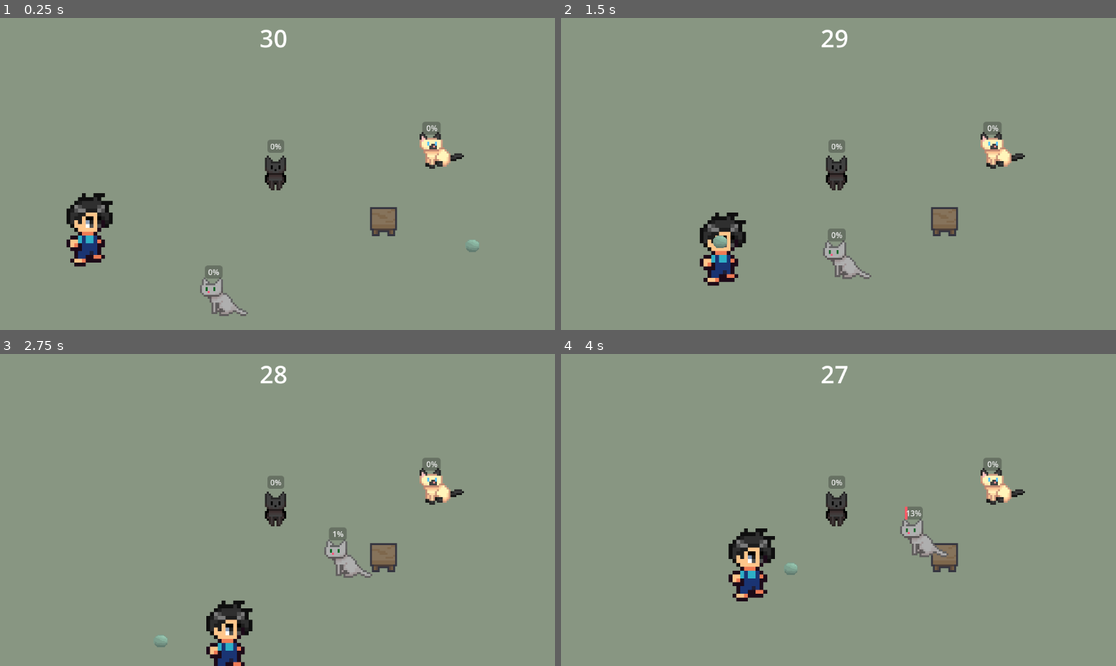
Above: before the commit, frames 1-4 (two rows, left to right).
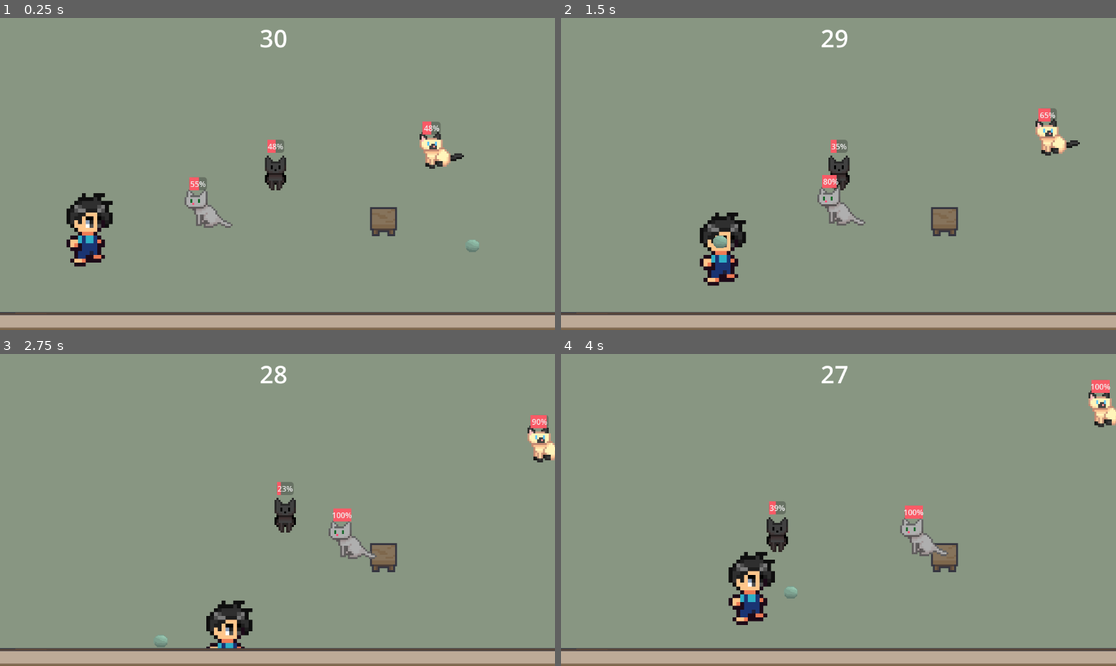
Above: after the commit, the same moments.

Repository: morgan-git/cat-herder
Game: Godot game, scene res://patio.tscn
The game is run twice, just before and just after one commit, with the same random seed, the same clock (stepped at 60 frames per second) and the same inputs.
Inputs:
- Up to frame 1 (0.25 s): no input
- Up to frame 2 (1.5 s): tap Enter (ui_accept) at 0.5, 1.35 s; hold Right (ui_right) 0.53-1.28 s; hold Enter (ui_accept) 0.53-1.28 s; hold Down (ui_down) from 1.28 s (still down)
- Up to frame 3 (2.75 s): tap Enter (ui_accept) at 1.52, 1.82 s; release Down (ui_down) at 2.03 s; hold Right (ui_right) from 2.03 s (still down); hold Enter (ui_accept) from 2.03 s (still down)
- Up to frame 4 (4 s): release Right (ui_right) at 2.78 s; release Enter (ui_accept) at 2.78 s; hold Up (ui_up) 2.78-3.53 s; tap Enter (ui_accept) at 2.85, 3.02, 3.32 s; hold Left (ui_left) from 3.53 s (still down); hold Enter (ui_accept) from 3.53 s (still down)

The runs differ from the first frame. In frame 1, 6.8% of the frame differs, in the area x 0-100%, y 33-100%; in frame 2, 8.2%; in frame 3, 8.3%; in frame 4, 9.8%, in the area x 0-100%, y 8-100%.
Error before the commit: Parse Error: The member "SPEED" already exists in parent class Cat. (res://scripts/cat_1.gd:3)

Commit message:
add bottom wall tile image for wirld boundary

Diff:
--- a/patio.tscn
+++ b/patio.tscn
@@ -1,9 +1,10 @@
-[gd_scene load_steps=21 format=3 uid="uid://bfyglm4vdabm"]
+[gd_scene load_steps=22 format=3 uid="uid://bfyglm4vdabm"]
 
 [ext_resource type="Script" uid="uid://bd7bf05355eik" path="res://scripts/player.gd" id="1_43j51"]
 [ext_resource type="Script" uid="uid://c63qkccts8yr5" path="res://scripts/patio.gd" id="1_wo8bo"]
 [ext_resource type="Texture2D" uid="uid://dok4gme608l15" path="res://assets/maeve_farm_rpg/Character/Idle.png" id="2_mxu6m"]
 [ext_resource type="Texture2D" uid="uid://cywnk4cirved8" path="res://assets/Neko Cafe Asset Pack/neko-cafe-furnitures.png" id="3_rl1s1"]
+[ext_resource type="Texture2D" uid="uid://bw8r1gl5hj14c" path="res://assets/Neko Cafe Asset Pack/neko-cafe-tilemap.png" id="4_0l0qi"]
 [ext_resource type="Texture2D" uid="uid://cqjsejcy8c4gl" path="res://assets/CatRoomFree/Furnitures.png" id="4_mxu6m"]
 [ext_resource type="Texture2D" uid="uid://cno86gvj674ad" path="res://assets/cats/black_0.png" id="5_ren2i"]
 [ext_resource type="Script" uid="uid://c2r05vkl01un5" path="res://scripts/cat_1.gd" id="5_rupsg"]
@@ -40,6 +41,7 @@
 bg_color = Color(0.980392, 0.352941, 0.4, 1)
 
 [node name="Patio" type="Node2D"]
+process_mode = 3
 script = ExtResource("1_wo8bo")
 game_timer_path = NodePath("Node2D/Timer")
 countdown_label_path = NodePath("Node2D/CountdownLabel")
@@ -51,9 +53,9 @@
 [node name="Camera2D" type="Camera2D" parent="."]
 
 [node name="Green Background" type="ColorRect" parent="."]
-offset_left = -3039.0
+offset_left = -3041.0
 offset_top = -1187.0
-offset_right = 2163.0
+offset_right = 2161.0
 offset_bottom = 1488.0
 color = Color(0.533333, 0.588235, 0.509804, 1)
 
@@ -87,6 +89,14 @@
 position = Vector2(-74, 350)
 shape = SubResource("RectangleShape2D_hquad")
 debug_color = Color(0.993134, 0.00258929, 0.237285, 0.42)
+
+[node name="Sprite2D" type="Sprite2D" parent="Bottom"]
+texture_repeat = 2
+position = Vector2(1133, 324)
+scale = Vector2(862, 1)
+texture = ExtResource("4_0l0qi")
+region_enabled = true
+region_rect = Rect2(12, 11, 58, 73)
 
 [node name="Right" type="StaticBody2D" parent="."]
 
@@ -186,7 +196,7 @@
 
 [node name="Cat3" type="CharacterBody2D" parent="."]
 process_mode = 1
-position = Vector2(-140.568, 272.501)
+position = Vector2(-177.452, 75.1061)
 script = ExtResource("9_rupsg")
 table_marker_path = NodePath("../Table/Marker2D")
 happiness_bar_path = NodePath("ProgressBar")
--- a/scripts/cat_1.gd
+++ b/scripts/cat_1.gd
@@ -1,52 +1,16 @@
 extends Cat
 
-const SPEED = 120.0
-const DETECTION_RADIUS = 350.0
-const HAPPINESS_DECAY_RATE = 20
-const HAPPINESS_RISE_RATE = 10
-
+const DETECTION_RADIUS = 250.0
 
 @export var yarn_ball_path: NodePath
-@export var happiness_bar_path: NodePath
-
 var yarn_ball: Node2D
-var happiness_bar: ProgressBar
-var happiness: float
-var wander_target: Vector2
 
 func _ready() -> void:
 	yarn_ball = get_node(yarn_ball_path)
-	wander_target = global_position
-	happiness_bar = get_node(happiness_bar_path)
+	super._ready()
 
-func _physics_process(delta: float) -> void:
-	var distance_to_toy = global_position.distance_to(yarn_ball.global_position)
-	var is_satisfied = distance_to_toy <= DETECTION_RADIUS
+func check_satisfied() -> bool:
+	return global_position.distance_to(yarn_ball.global_position) <= DETECTION_RADIUS
 
-	if is_satisfied:
-		var direction = (yarn_ball.global_position - global_position).normalized()
-		velocity = direction * SPEED
-		happiness += HAPPINESS_RISE_RATE * delta
-	else:
-		var distance_to_wander_target = global_position.distance_to(wander_target)
-		if distance_to_wander_target < 5.0:
-			velocity = Vector2.ZERO
-		else:
-			var direction = (wander_target - global_position).normalized()
-			velocity = direction * (SPEED * 0.5)
-		happiness -= HAPPINESS_DECAY_RATE * delta
-
-	happiness = clamp(happiness, 0.0, 100.0)
-	happiness_bar.value = happiness
-
-	move_and_slide()
-
-
-func _on_timer_timeout() -> void:
-
-	var random_offset = Vector2(randf_range(-100, 100), randf_range(-100, 100))
-	wander_target = global_position + random_offset
-
-
-func _on_wait_time_timeout() -> void:
-	pass # Replace with function body.
+func get_satisfied_direction() -> Vector2:
+	return (yarn_ball.global_position - global_position).normalized()
--- a/scripts/cat_2.gd
+++ b/scripts/cat_2.gd
@@ -1,49 +1,16 @@
 extends Cat
 
-const SPEED = 120.0
-const DETECTION_RADIUS = 350.0
-const HAPPINESS_DECAY_RATE = 20
-const HAPPINESS_RISE_RATE = 10
+const DETECTION_RADIUS = 250.0
 
 @export var yarn_ball_path: NodePath
-@export var happiness_bar_path: NodePath
-
 var yarn_ball: Node2D
-var happiness_bar: ProgressBar
-var happiness: float
-var wander_target: Vector2
 
 func _ready() -> void:
 	yarn_ball = get_node(yarn_ball_path)
-	happiness_bar = get_node(happiness_bar_path)
-	wander_target = global_position
+	super._ready()
 
-func _physics_process(delta: float) -> void:
-	var distance_to_toy = global_position.distance_to(yarn_ball.global_position)
-	var is_satisfied = distance_to_toy > DETECTION_RADIUS
-	if is_satisfied:
+func check_satisfied() -> bool:
+	return global_position.distance_to(yarn_ball.global_position) > DETECTION_RADIUS
 
-		happiness += HAPPINESS_RISE_RATE * delta
-	else:
-		happiness -= HAPPINESS_DECAY_RATE * delta
-
-	if distance_to_toy <= DETECTION_RADIUS:
-		var direction = (global_position - yarn_ball.global_position).normalized()
-		velocity = direction * SPEED
-	else:
-		var distance_to_wander_target = global_position.distance_to(wander_target)
-		if distance_to_wander_target < 5.0:
-			velocity = Vector2.ZERO
-		else:
-			var direction = (wander_target - global_position).normalized()
-			velocity = direction * (SPEED * 0.5)
-
-	happiness = clamp(happiness, 0.0, 100.0)
-	happiness_bar.value = happiness
-	move_and_slide()
-
-
-func _on_timer_timeout() -> void:
-
-	var random_offset = Vector2(randf_range(-100, 100), randf_range(-100, 100))
-	wander_target = global_position + random_offset
+func get_satisfied_direction() -> Vector2:
+	return (global_position - yarn_ball.global_position).normalized()
--- a/scripts/cat_3.gd
+++ b/scripts/cat_3.gd
@@ -1,36 +1,15 @@
-extends CharacterBody2D
-
-const SPEED = 120.0
-const HAPPINESS_DECAY_RATE = 20
-const HAPPINESS_RISE_RATE = 10
-const DETECTION_RADIUS = 100.0
+# cat_3.gd
+extends Cat
 
 @export var table_marker_path: NodePath
-@export var happiness_bar_path: NodePath
-
 var table_marker: Node2D
-var happiness_bar: ProgressBar
-var happiness: float
 
 func _ready() -> void:
 	table_marker = get_node(table_marker_path)
-	happiness_bar = get_node(happiness_bar_path)
+	super._ready()
 
+func check_satisfied() -> bool:
+	return true
 
-func _physics_process(delta: float) -> void:
-	var distance_to_marker = global_position.distance_to(table_marker.global_position)
-	var is_satisfied = distance_to_marker <= DETECTION_RADIUS
-	if is_satisfied:
-
-		happiness += HAPPINESS_RISE_RATE * delta
-	else:
-		happiness -= HAPPINESS_DECAY_RATE * delta
-	if distance_to_marker < 5.0:
-		velocity = Vector2.ZERO
-	else:
-		var direction = (table_marker.global_position - global_position).normalized()
-		velocity = direction * SPEED
-
-	happiness = clamp(happiness, 0.0, 100.0)
-	happiness_bar.value = happiness
-	move_and_slide()
+func get_satisfied_direction() -> Vector2:
+	return (table_marker.global_position - global_position).normalized()
--- a/scripts/patio.gd
+++ b/scripts/patio.gd
@@ -27,21 +27,30 @@
 
 func _process(delta: float) -> void:
 	countdown_label.text = str(int(ceil(game_timer.time_left)))
+	if game_timer.time_left <= 5.0:
+		countdown_label.add_theme_color_override("font_color", Color.RED)
+	else:
+		countdown_label.add_theme_color_override("font_color", Color.WHITE) # Or your default color
+	if cat1.happiness >= 100.0 and cat2.happiness >= 100.0 and cat3.happiness >= 100.0:
+		_end_game(true)
+
+func _end_game(won: bool) -> void:
+	game_timer.stop()
+	if won:
+		result_label.text = "You did it! All three cats are happy."
+	else:
+		result_label.text = "UH OH! Someone's not happy.\n Press Space to try again."
+	result_label.visible = true
+	get_tree().paused = true
 
 
-
-
+func _unhandled_input(event: InputEvent) -> void:
+	if result_label.visible and event.is_action_pressed("ui_accept"):
+		get_tree().paused = false
+		get_tree().reload_current_scene()
 
 func _on_timer_timeout() -> void:
-	print("got here")
-
 	var all_happy = cat1.happiness >= HAPPINESS_THRESHOLD \
 		and cat2.happiness >= HAPPINESS_THRESHOLD \
 		and cat3.happiness >= HAPPINESS_THRESHOLD
-
-	if all_happy:
-		result_label.text = "You did it! All three cats are happy."
-	else:
-		result_label.text = "Try again, someone's not happy."
-	print(result_label.text)
-	result_label.visible = true
+	_end_game(all_happy)
Not shown, removed: cat_base.gd.uid
Renamed: cat_base.gd -> scripts/cat_base.gd
Not shown, added: scripts/cat_base.gd.uid
